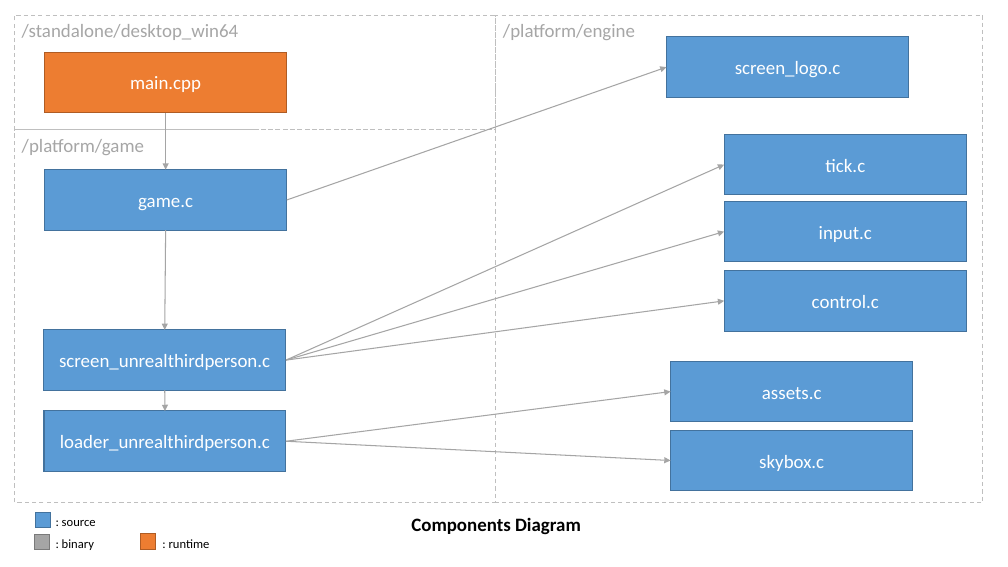
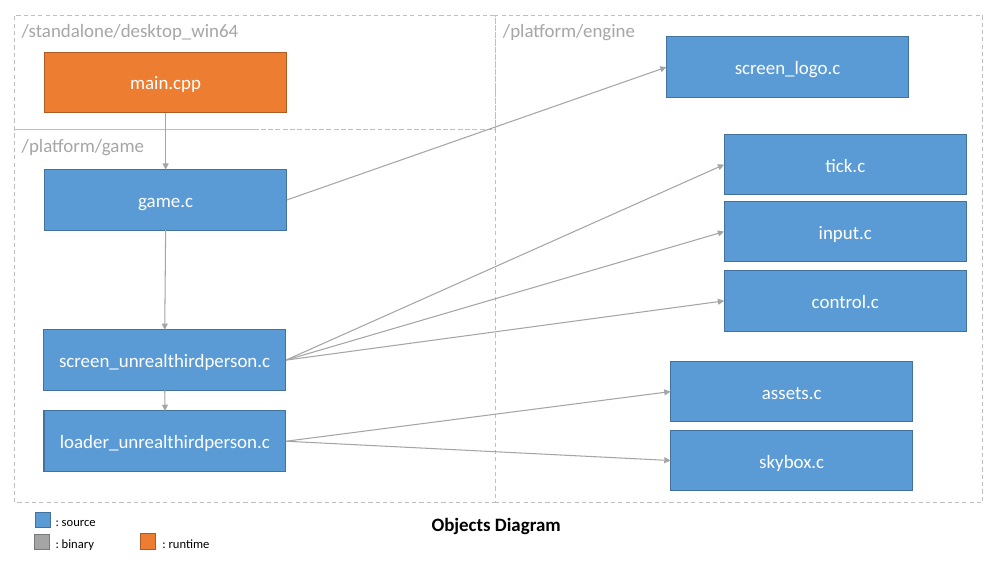
Before and after one commit to DamienFremont/c99-raylib5-gl3-3dgame-starter, a slide deck: slide 2 of docs/README/diagrams.pptx. Drawn at 1008x567 pixels with LibreOffice and Linux fonts; fonts in the diff are those of the drawing. Boxes give left, top, right and bottom in pixels: in the first picture for what was removed or moved away, otherwise in the second. Text is boxed around its words. In the diff, an @@ line names an element or a change of style, - is before the commit and + after.

Commit message:
docs: ✏️ objects diagram

```diff
--- a/docs/README/diagrams.pptx
+++ b/docs/README/diagrams.pptx
@@ text at (x1=432, y1=517, x2=561, y2=535): text changed @@
-Components Diagram
+Objects Diagram
```
Also in this commit, not shown: 1 other file.
